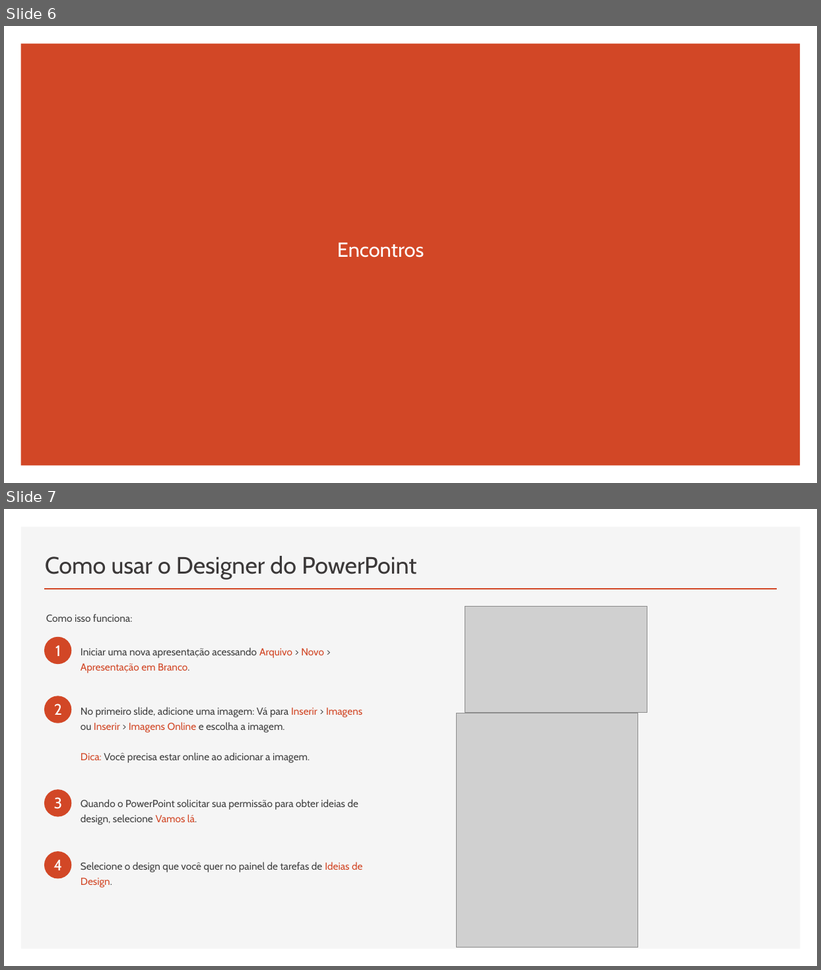
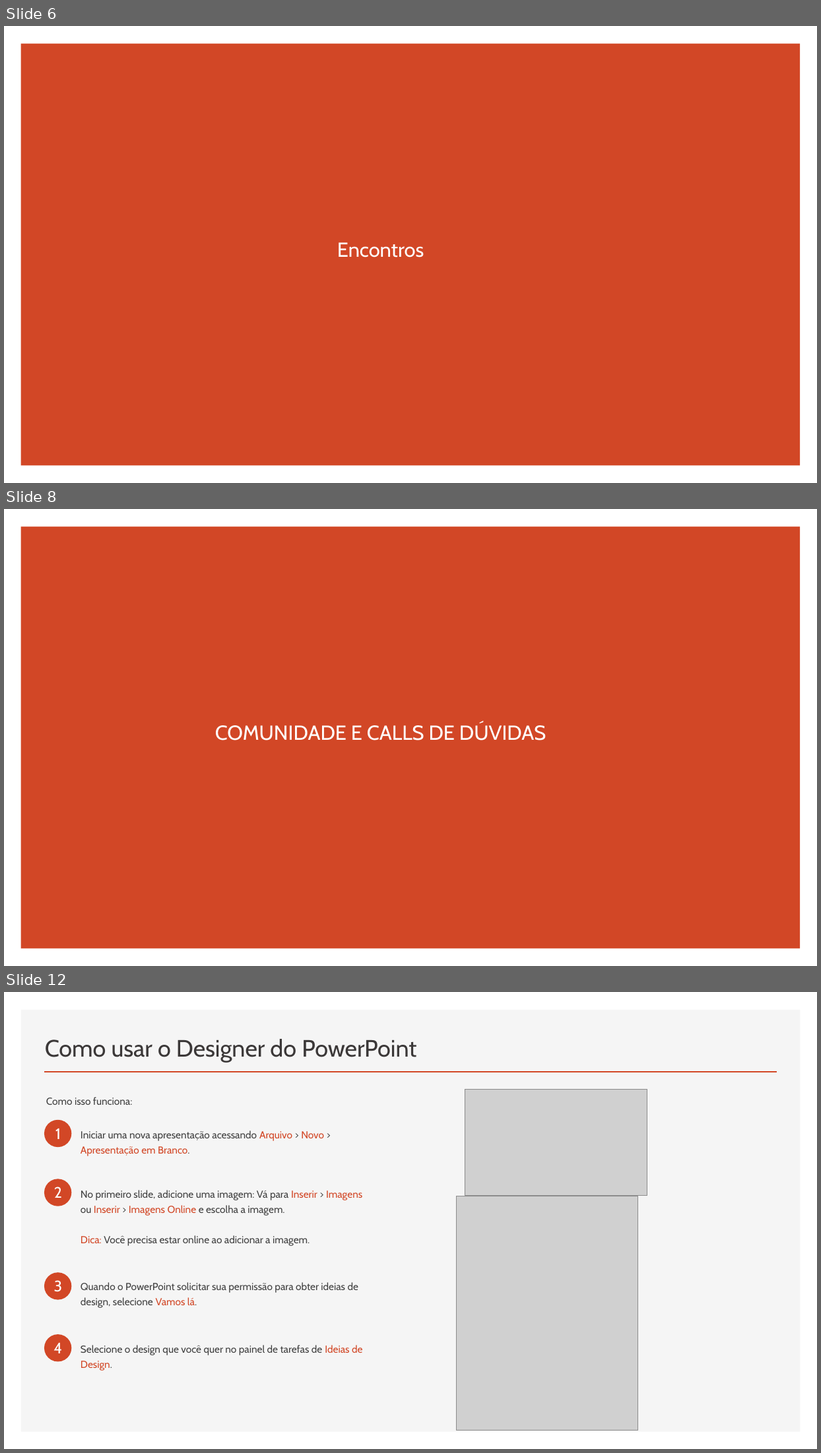
Before and after one commit to RaizaCirne/js-antes-do-react, a slide deck: Curso_Plano_da_Aprovacao/01_introducao.pptx. Shown one above the other, each under a label of ours: slides 6 and 7 before the commit, slides 6, 8 and 12 after it; the slides between them are not shown. The pictures are 821x970 and 821x1453 pixels, drawn with LibreOffice and Linux fonts; fonts in the diff are those of the drawing; grey boxes stand for pictures. Boxes give left, top, right and bottom in pixels: in the first picture for what was removed or moved away, otherwise in the second. Text is boxed around its words. In the diff, an @@ line names an element or a change of style, - is before the commit and + after.

```diff
--- a/Curso_Plano_da_Aprovacao/01_introducao.pptx
+++ b/Curso_Plano_da_Aprovacao/01_introducao.pptx
@@ slide 8 added at (4,509,817,966), background #FFFFFF; not listed: 1 template element that a slide beside it also shows @@
@@ subtitle added at (215,723,546,741), 24 pt, text #FFFFFF @@
+COMUNIDADE E CALLS DE DÚVIDAS
@@ what was slide 7 is now slide 12 @@
```
Also in this commit, not shown: 4 other slides added.
